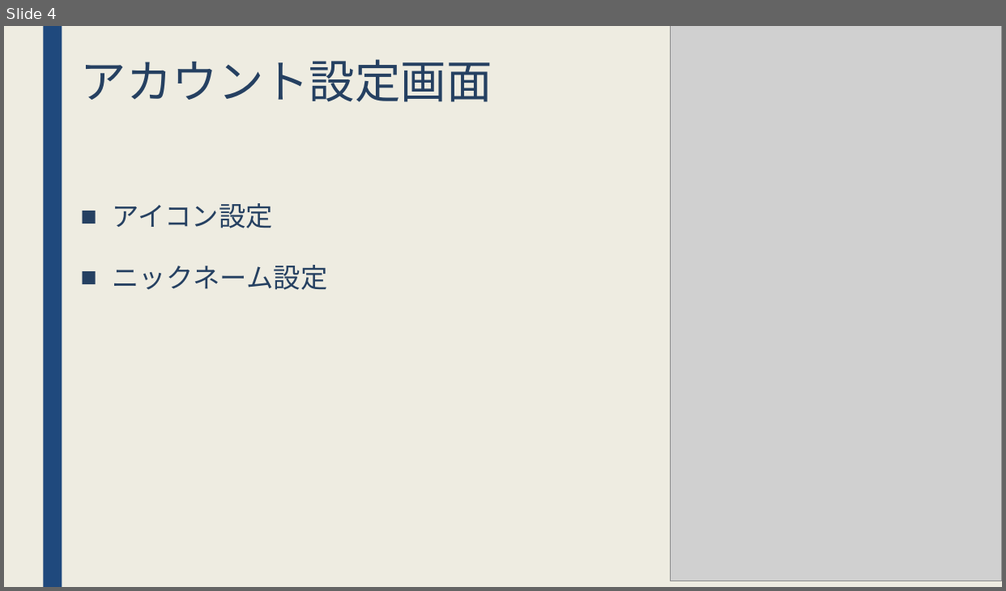
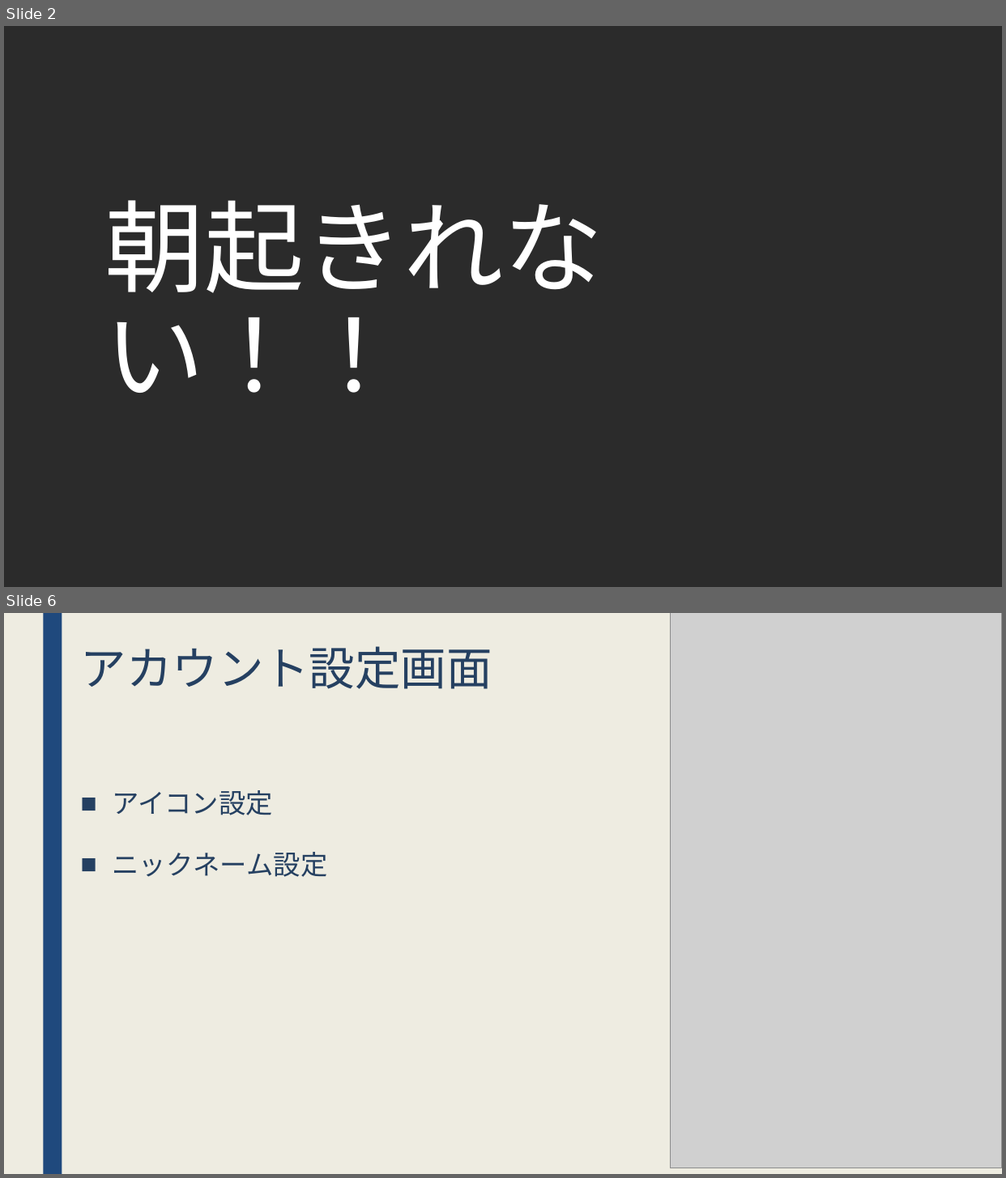
Before and after one commit to jack-app/jackhack2018_F, a slide deck: htmlcss/pptx/teamF.pptx. Shown one above the other, each under a label of ours: slide 4 before the commit, slides 2 and 6 after it; the slides between them are not shown. The pictures are 1006x591 and 1006x1178 pixels, drawn with LibreOffice and Linux fonts; fonts in the diff are those of the drawing; grey boxes stand for pictures; background and template pictures are left out; a plain dark background stands for a picture behind light text. Boxes give left, top, right and bottom in pixels: in the first picture for what was removed or moved away, otherwise in the second. Text is boxed around its words. In the diff, an @@ line names an element or a change of style, - is before the commit and + after.

```diff
--- a/htmlcss/pptx/teamF.pptx
+++ b/htmlcss/pptx/teamF.pptx
@@ slide 2 added at [4,26,1002,587], background picture (left out) @@
@@ title added at [104,200,603,393], 96 pt, text #FFFFFF @@
+朝起きれない！！
@@ what was slide 4 is now slide 6 @@
```
Also in this commit, not shown: 5 slides changed, 4 other slides added, 1 slide removed.
